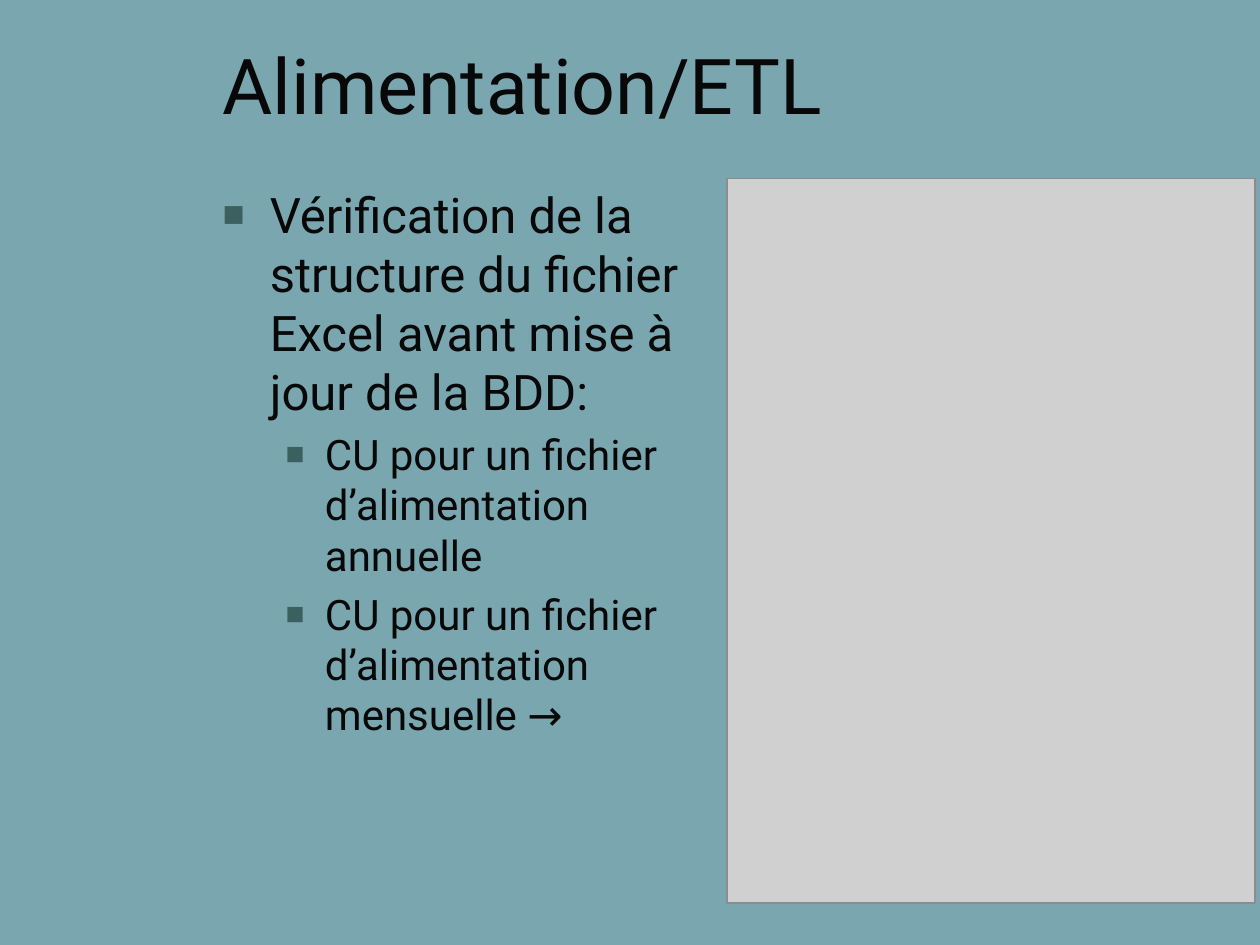
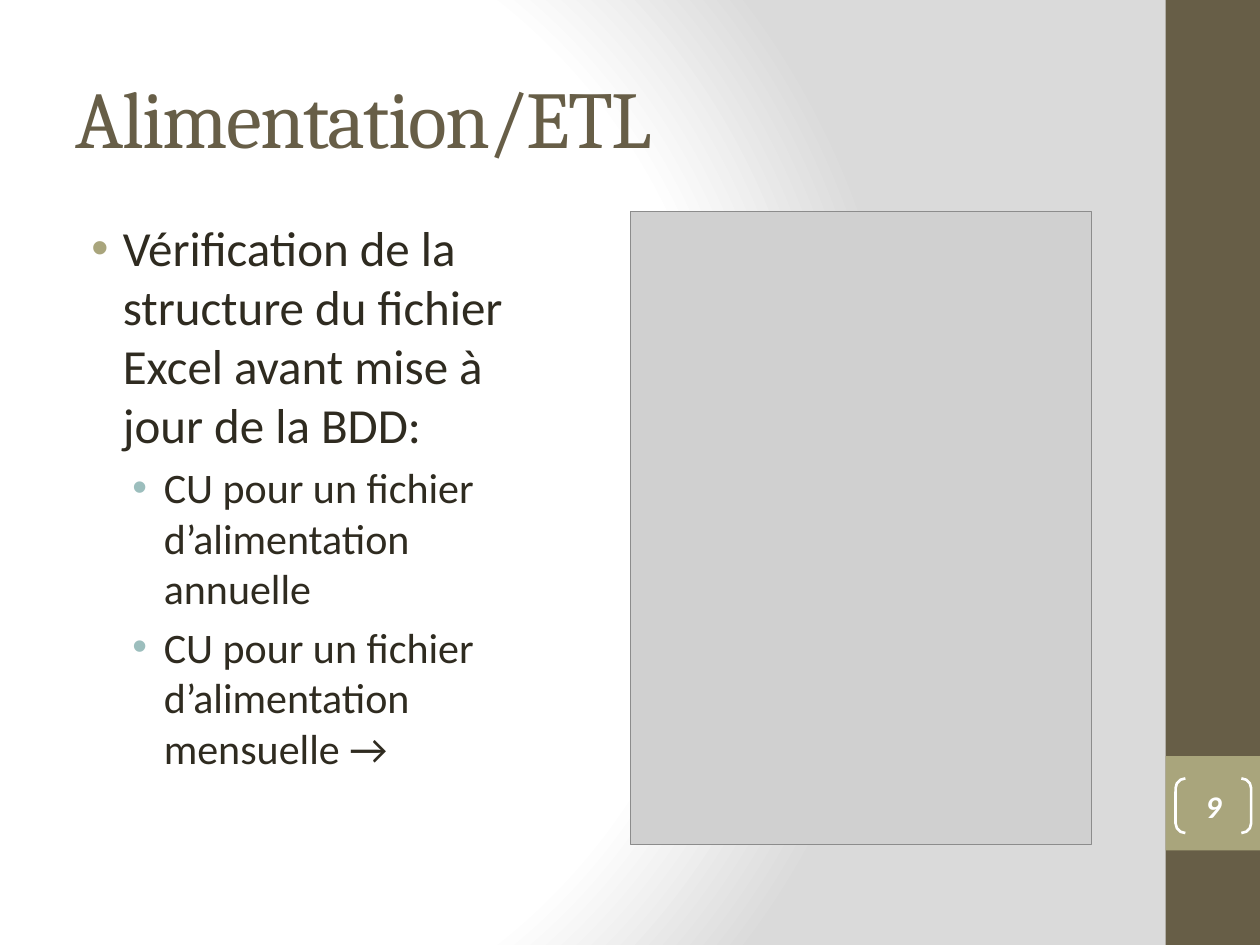
Before and after one commit to lobtec/dartiesgroupe2, a slide deck: slide 9 of PROJET/Presentation/PRE_26-01-11.pptx (slide 3 before the commit). Drawn at 1260x945 pixels with LibreOffice and Linux fonts; fonts in the diff are those of the drawing; grey boxes stand for pictures; background and template pictures are left out. Boxes give left, top, right and bottom in pixels: in the first picture for what was removed or moved away, otherwise in the second. Text is boxed around its words. In the diff, an @@ line names an element or a change of style, - is before the commit and + after.

Commit message:
Présentation

```diff
--- a/PROJET/Presentation/PRE_26-01-11.pptx
+++ b/PROJET/Presentation/PRE_26-01-11.pptx
@@ background picture (left out) to gradient #FFFFFF to #DADADA @@
@@ rectangle added at (1166,0,1260,945), fill #675E47 @@
@@ title "Alimentation/ETL": place and size @@
-title "Alimentation/ETL" at (223,56,822,119)
+title "Alimentation/ETL" at (76,92,652,159)
@@ title "Alimentation/ETL" at (76,92,652,159): size 44 to 46 pt, font Roboto to Cambria, text colour #080808 to #675E47, letter spacing 0 to -1 pt @@
@@ text "Vérification de la structure du ...": place and size @@
-text "Vérification de la structure du ..." at (270,195,678,731)
+text "Vérification de la structure du ..." at (123,232,503,765)
@@ text "Vérification de la structure du ..." at (123,232,503,765): font Roboto to Calibri, text colour #080808 to #2F2B20; bullet ■ to •; bullet colour #3C605F to #A9A57C; bullet colour #3C605F to #9CBEBD @@
@@ picture: place and size @@
-picture at (727,179,1255,903)
+picture at (630,212,1091,844)
@@ rectangle added at (1166,756,1260,850), fill #A9A57C @@
@@ page number added at (1176,779,1251,833), outline #FFFFFF 1.5 pt, 18 pt, text #FFFFFF @@
+9
@@ page number removed at (903,861,1197,926) @@
-3
```
Also in this commit, not shown: 2 other slides changed, 6 slides added.
